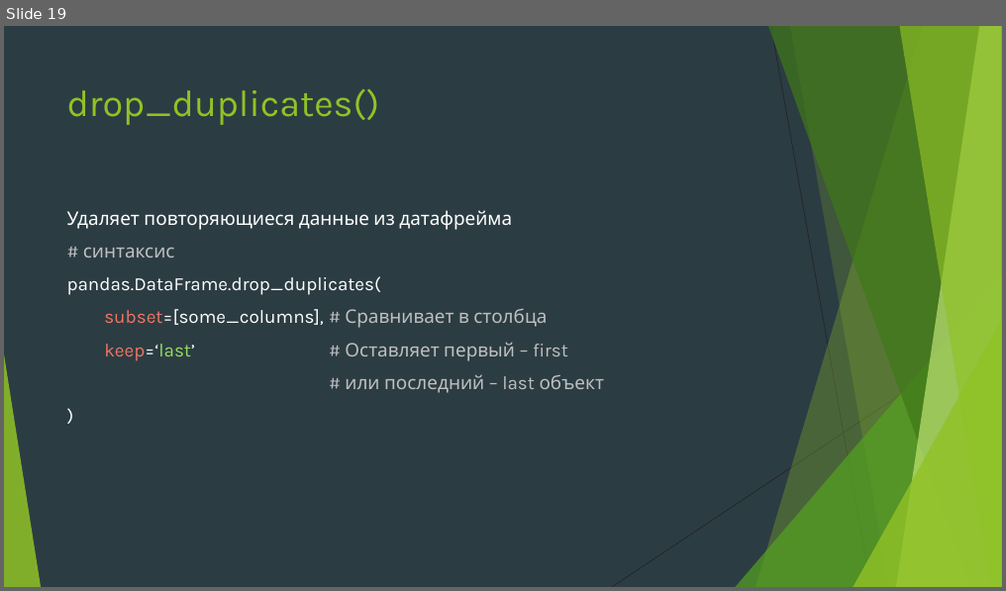
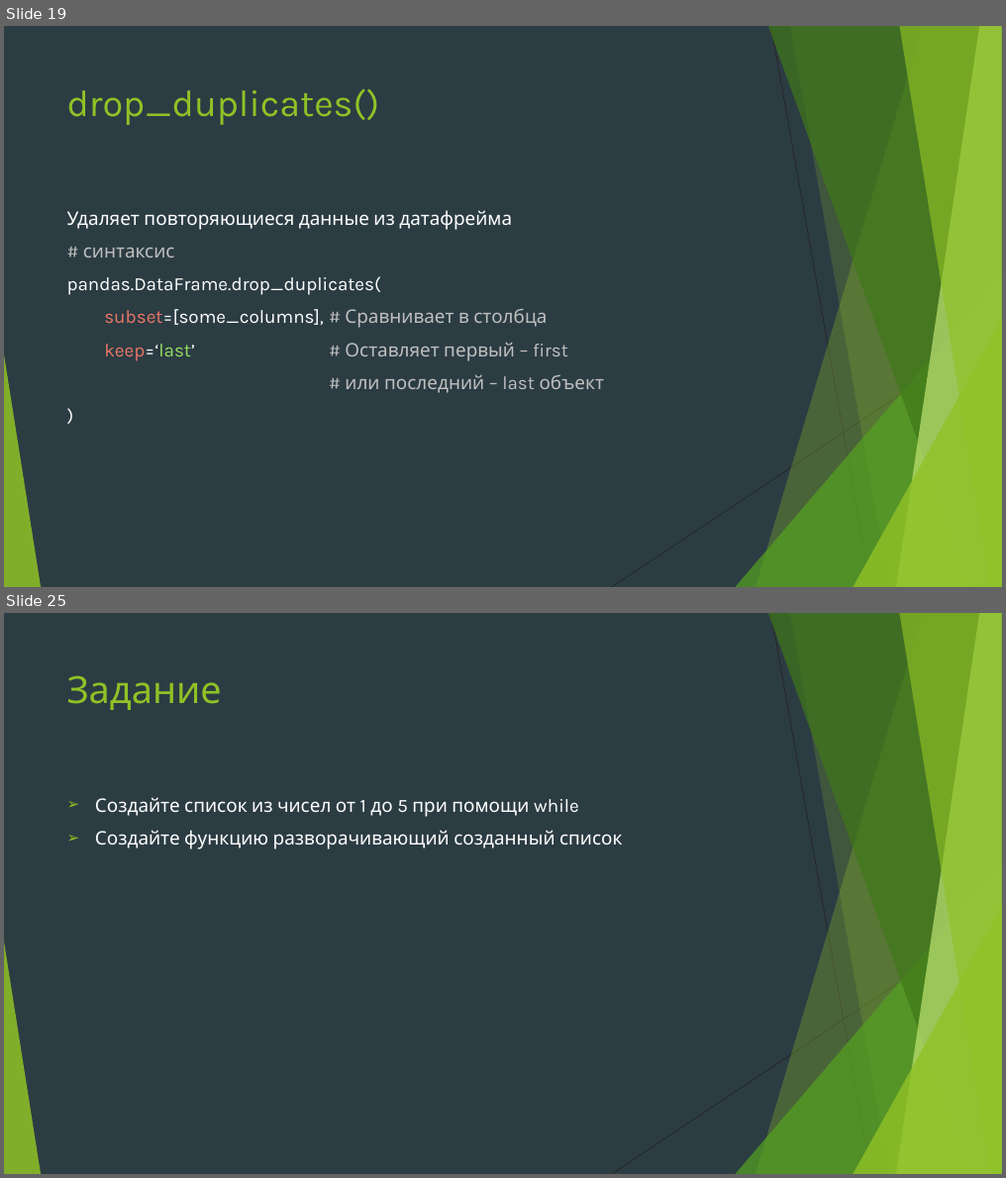
Before and after one commit to Yegor9151/for_corund, a slide deck: course_project_for_korund/ver 1.1/уроки/урок 7.pptx. Shown one above the other, each under a label of ours: slide 19 before the commit, slides 19 and 25 after it; the slides between them are not shown. The pictures are 1006x591 and 1006x1178 pixels, drawn with LibreOffice and Linux fonts; fonts in the diff are those of the drawing. Boxes give left, top, right and bottom in pixels: in the first picture for what was removed or moved away, otherwise in the second. Text is boxed around its words. In the diff, an @@ line names an element or a change of style, - is before the commit and + after.

```diff
--- a/course_project_for_korund/ver 1.1/уроки/урок 7.pptx
+++ b/course_project_for_korund/ver 1.1/уроки/урок 7.pptx
@@ slide 25 added at (4,613,1002,1174), background #2C3C43; not listed: 10 template elements that a slide beside it also shows @@
@@ title added at (67,675,222,710), 36 pt, text #90C226 @@
+Задание
@@ text added at (95,797,622,850), 18 pt, text #FFFFFF @@
+➢ Создайте список из чисел от 1 до 5 при помощи while
+➢ Создайте функцию разворачивающий созданный список
```
Also in this commit, not shown: 2 slides changed, 5 other slides added, 1 slide removed.
